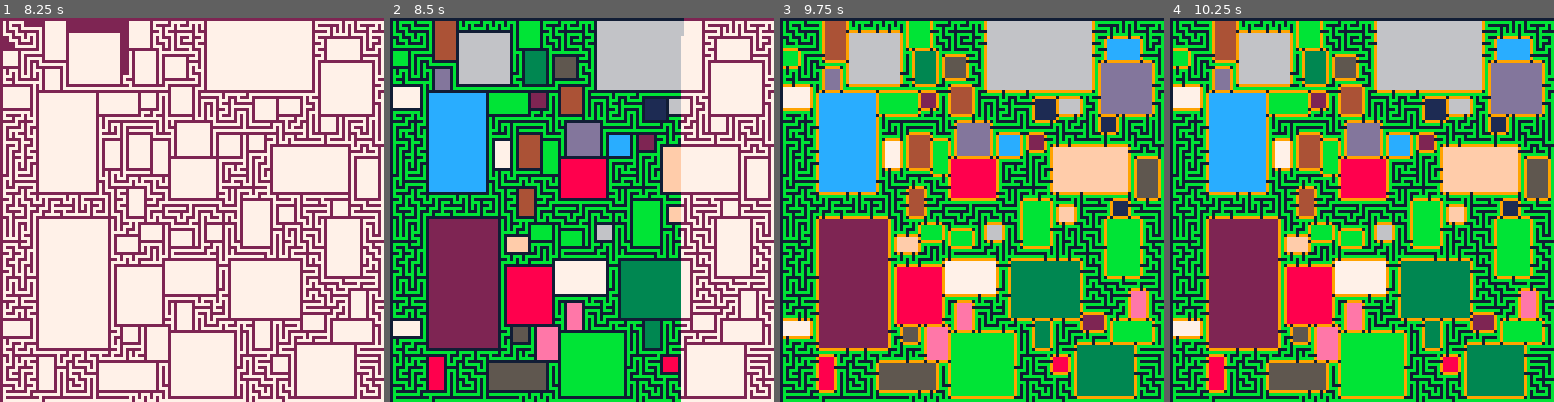
Above: before the commit, frames 1-4 (left to right).
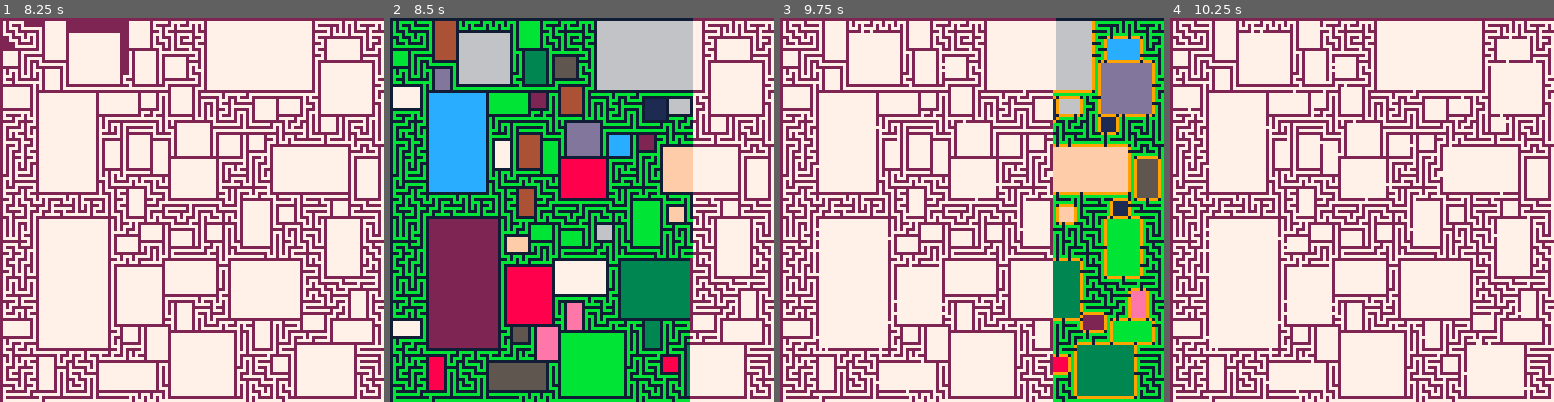
Above: after the commit, the same moments.

Repository: theRenard/PICO-8-Dungeon-Generator
Game: PICO-8 cartridge growing-tree.p8
Same seed, same stepped clock (60 frames per second), same inputs: the game is played once before the commit and once after it.
Inputs:
- Up to frame 1 (8.25 s): no input
- Up to frame 2 (8.5 s): no input
- Up to frame 3 (9.75 s): no input
- Up to frame 4 (10.25 s): no input

Frame 1 is identical in both runs. In frame 2, 2.8% of the frame differs, in the area x 75-79%, y 0-100%; in frame 3, 69%; in frame 4, 98%, in the area x 0-100%, y 0-100%.

Commit message:
Refactor growing-tree.lua to increase max removable dead ends, remove debug print statements, and enhance region connection logic

Diff:
--- a/growing-tree.lua
+++ b/growing-tree.lua
@@ -1,5 +1,4 @@
 cls(0)
-pq('---------------------------------')
 
 --[[
 from https://journal.stuffwithstuff.com/2014/12/21/rooms-and-mazes/
@@ -40,7 +39,7 @@
 local method = 3 -- chose_random, chose_oldest, chose_newest
 local dungeonWidth = 128
 local dungeonHeight = 128
-local maxRemovableDeadEnds = 2000
+local maxRemovableDeadEnds = 4000
 local numRoomTries = 1000
 local roomExtraSize = 8
 local bouldersRatio = 0
@@ -105,7 +104,6 @@
 
 function addRegion()
     currentRegion += 1
-    pq('addRegion', currentRegion)
 end
 
 function addJunction(pos)
@@ -121,7 +119,6 @@
 end
 
 function growMaze(startPos)
-    pq('growMaze', startPos)
     addRegion()
     local positions = {}
     carve(startPos)
@@ -246,10 +243,6 @@
     end
 
     while #unMergedRegions > 1 do
-        pq('---------------------------------')
-        pq('mergedRegions', #mergedRegions)
-        pq('unMergedRegions', #unMergedRegions)
-
         local connector = getRandomItem(connectors)
 
         addJunction(connector)
@@ -280,7 +273,6 @@
 
         -- Remove any connectors that aren't needed anymore.
         removeWhere(connectors, function(pos)
-            pq(#connectors)
             -- Don't allow connectors right next to each other.
             if distanceBetween(connector, pos) < 2 then
                 return true
@@ -383,4 +375,4 @@
     removeDeadEnds()
 end
 
--- _draw = drawDungeon
+_draw = drawDungeon
